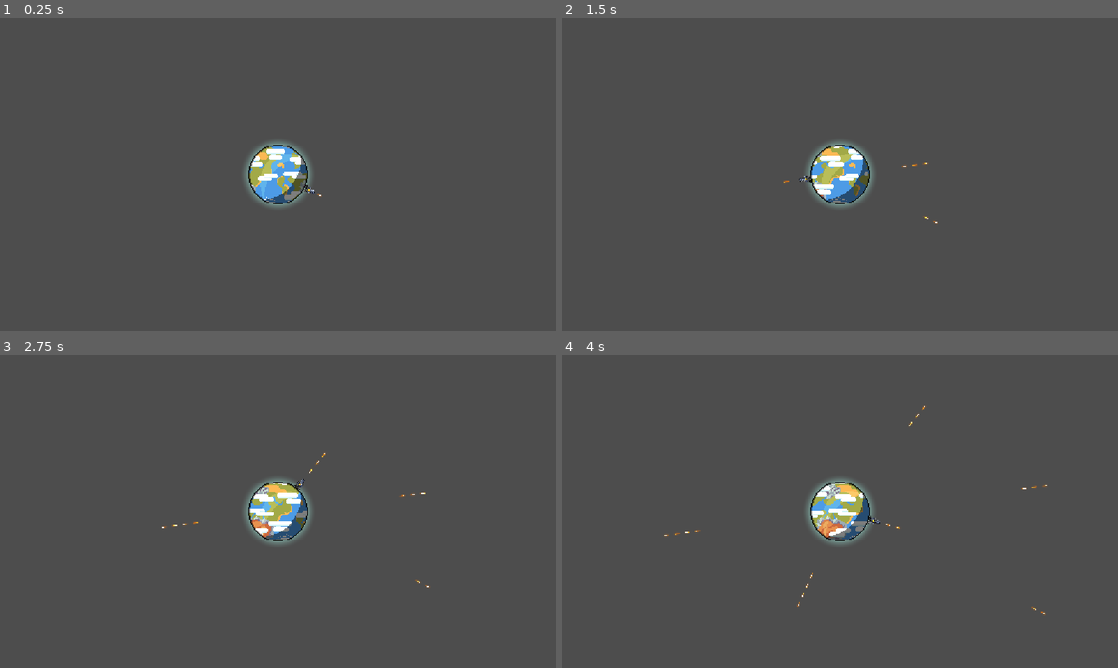
Above: before the commit, frames 1-4 (two rows, left to right).
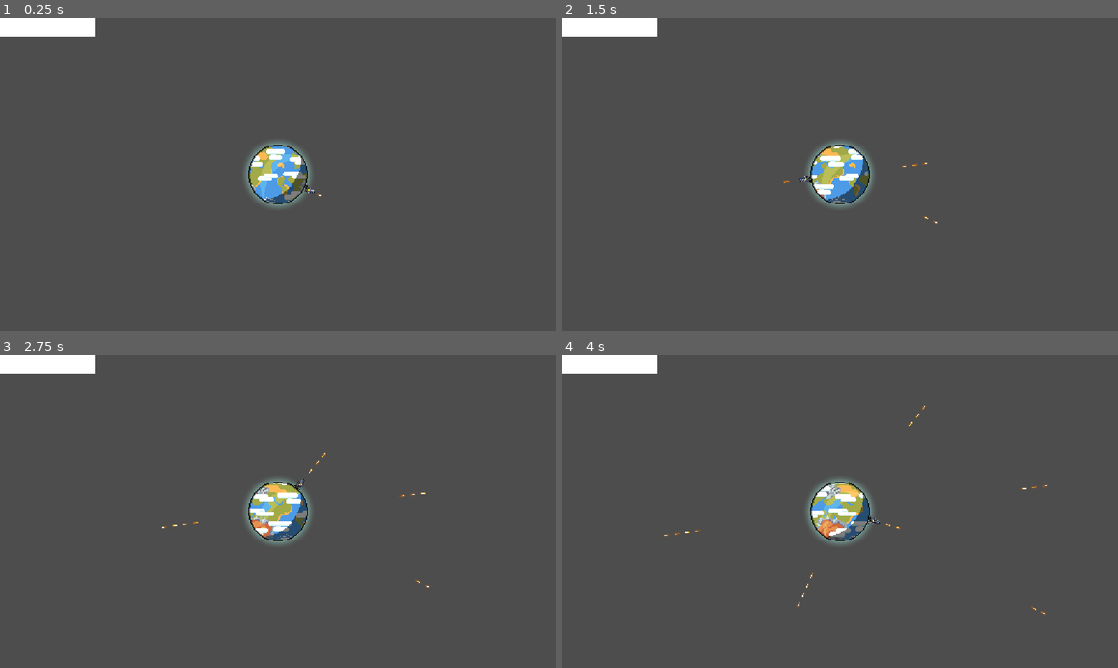
Above: after the commit, the same moments.

Repository: jeanleny/GalacticBouillabaisse
Game: Godot game, scene res://Scenes/game.tscn
Two runs of this game, one before a commit and one after it. Both use one fixed random seed, a clock stepped at 60 frames per second and the inputs below. The project has no main scene, so this scene is started directly.
Inputs (mouse positions are in pixels of both pictures, inside the frame that each line leads up to):
- Up to frame 1 (0.25 s): no input
- Up to frame 2 (1.5 s): move the mouse to (962, 158) at 0.52 s; move the mouse to (728, 190) at 1.27 s
- Up to frame 3 (2.75 s): move the mouse to (333, 442) at 2.02 s
- Up to frame 4 (4 s): move the mouse to (812, 574) at 2.77 s; move the mouse to (1006, 558) at 3.52 s

The runs differ from the first frame. In frame 1, 1.0% of the frame differs, in the area x 0-18%, y 0-6%; in frame 2, 1.0%; in frame 3, 1.0%; in frame 4, 1.0%.

Commit message:
rename HealthBar to HealthManager

Diff:
--- a/galactic-bouillabaisse/Scenes/Characters/planet.tscn
+++ b/galactic-bouillabaisse/Scenes/Characters/planet.tscn
@@ -1,7 +1,9 @@
 [gd_scene format=3 uid="uid://cib0e82l6bp7u"]
 
 [ext_resource type="Texture2D" uid="uid://bqrsku4phescr" path="res://Asset/animation/Earth-Like planet.png" id="1_k54wt"]
+[ext_resource type="Script" uid="uid://bk2dubcvv6ag7" path="res://Script/Characters/planet.gd" id="1_xse6f"]
 [ext_resource type="Texture2D" uid="uid://dpp3u2e0wb128" path="res://Asset/animation/red.png" id="2_xse6f"]
+[ext_resource type="PackedScene" uid="uid://caneglwhwusc0" path="res://Scenes/Manager/HealthManager.tscn" id="4_8vltl"]
 
 [sub_resource type="AtlasTexture" id="AtlasTexture_i4yij"]
 atlas = ExtResource("1_k54wt")
@@ -554,6 +556,7 @@
 radius = 31.0
 
 [node name="Planet" type="Area2D" unique_id=571760872]
+script = ExtResource("1_xse6f")
 
 [node name="AnimatedSprite2D" type="AnimatedSprite2D" parent="." unique_id=192572799]
 texture_filter = 1
@@ -572,3 +575,5 @@
 visible = false
 scale = Vector2(0.057, 0.057)
 texture = ExtResource("2_xse6f")
+
+[node name="HealthBar" parent="." unique_id=532171858 instance=ExtResource("4_8vltl")]
--- a/galactic-bouillabaisse/Scenes/HUD/HealthBar.tscn
+++ /dev/null
@@ -1,41 +0,0 @@
-[gd_scene format=3 uid="uid://caneglwhwusc0"]
-
-[ext_resource type="Script" uid="uid://b3p680mn0gv11" path="res://Script/HUD/health_bar.gd" id="1_y6luv"]
-
-[sub_resource type="StyleBoxFlat" id="StyleBoxFlat_36r4q"]
-bg_color = Color(0.5995806, 0.5955304, 0.64159685, 1)
-
-[sub_resource type="StyleBoxFlat" id="StyleBoxFlat_3u2pt"]
-bg_color = Color(0.14634857, 0.72350883, 0, 1)
-
-[sub_resource type="Gradient" id="Gradient_y6luv"]
-
-[sub_resource type="GradientTexture1D" id="GradientTexture1D_q0ksi"]
-gradient = SubResource("Gradient_y6luv")
-
-[node name="HealthBar" type="Node2D" unique_id=532171858]
-script = ExtResource("1_y6luv")
-_colorLowLife = Color(1, 0, 0, 1)
-_colorHighLife = Color(0, 1, 0, 1)
-
-[node name="CanvasLayer" type="CanvasLayer" parent="." unique_id=881816685]
-
-[node name="ColorRect" type="ColorRect" parent="CanvasLayer" unique_id=1137447549]
-offset_right = 197.0
-offset_bottom = 40.0
-
-[node name="ProgressBar" type="ProgressBar" parent="CanvasLayer" unique_id=307165503]
-visible = false
-offset_right = 107.0
-offset_bottom = 27.0
-theme_override_styles/background = SubResource("StyleBoxFlat_36r4q")
-theme_override_styles/fill = SubResource("StyleBoxFlat_3u2pt")
-value = 80.0
-show_percentage = false
-
-[node name="TextureProgressBar" type="TextureProgressBar" parent="CanvasLayer" unique_id=896757904]
-visible = false
-offset_right = 40.0
-offset_bottom = 40.0
-value = 100.0
-texture_progress = SubResource("GradientTexture1D_q0ksi")
--- /dev/null
+++ b/galactic-bouillabaisse/Scenes/Manager/HealthManager.tscn
@@ -0,0 +1,14 @@
+[gd_scene format=3 uid="uid://caneglwhwusc0"]
+
+[ext_resource type="Script" uid="uid://b3p680mn0gv11" path="res://Script/Manager/health_manager.gd" id="1_u0xgi"]
+
+[node name="HealthManager" type="Node2D" unique_id=532171858]
+script = ExtResource("1_u0xgi")
+_colorLowLife = Color(1, 0, 0, 1)
+_colorHighLife = Color(0, 1, 0, 1)
+
+[node name="CanvasLayer" type="CanvasLayer" parent="." unique_id=881816685]
+
+[node name="HealthBar" type="ColorRect" parent="CanvasLayer" unique_id=1137447549]
+offset_right = 197.0
+offset_bottom = 40.0
--- a/galactic-bouillabaisse/Script/Characters/planet.gd
+++ b/galactic-bouillabaisse/Script/Characters/planet.gd
@@ -7,7 +7,3 @@
 # Called when the node enters the scene tree for the first time.
 func _ready() -> void:
 	healthBar.init(maxHealth)
-
-# Called every frame. 'delta' is the elapsed time since the previous frame.
-func _process(delta: float) -> void:
-	pass
--- a/galactic-bouillabaisse/Script/HUD/health_bar.gd
+++ b/galactic-bouillabaisse/Script/Manager/health_manager.gd
@@ -3,7 +3,7 @@
 @export var _colorLowLife: Color
 @export var _colorHighLife: Color
 
-@onready var _progressBar = $CanvasLayer/ColorRect
+@onready var _progressBar = $CanvasLayer/HealthBar
 @onready var _maxSize = _progressBar.size.x
 
 var _health: int
Renamed: galactic-bouillabaisse/Script/HUD/health_bar.gd.uid -> galactic-bouillabaisse/Script/Manager/health_manager.gd.uid
